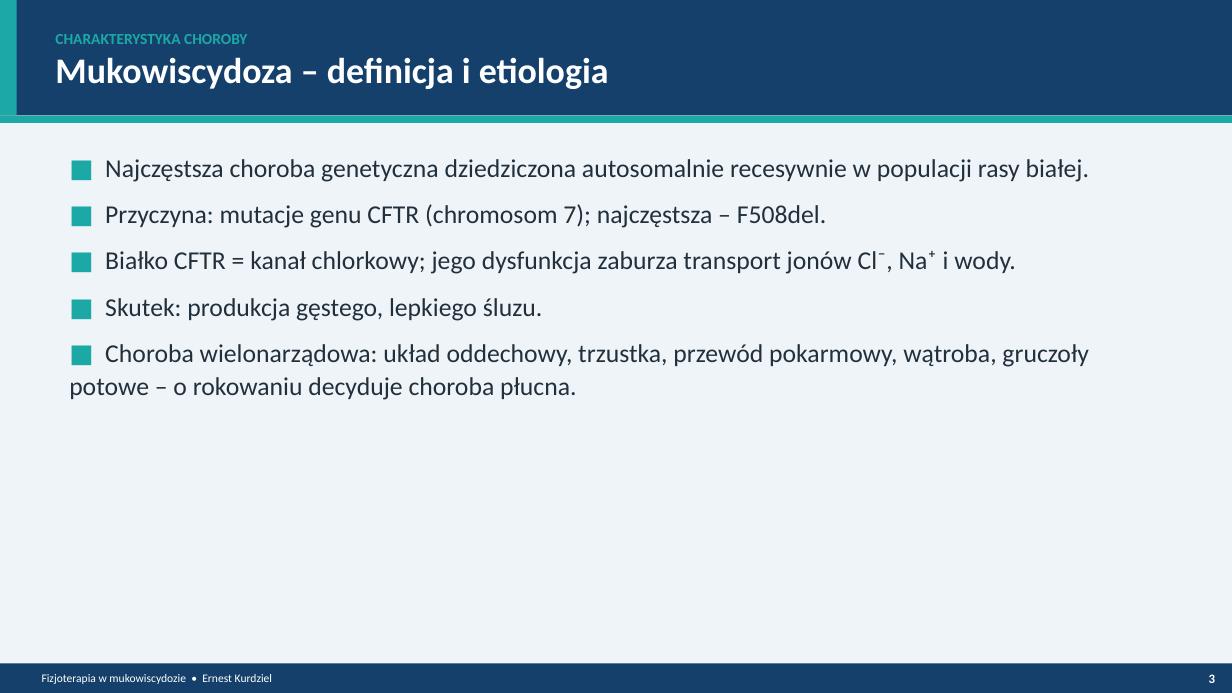
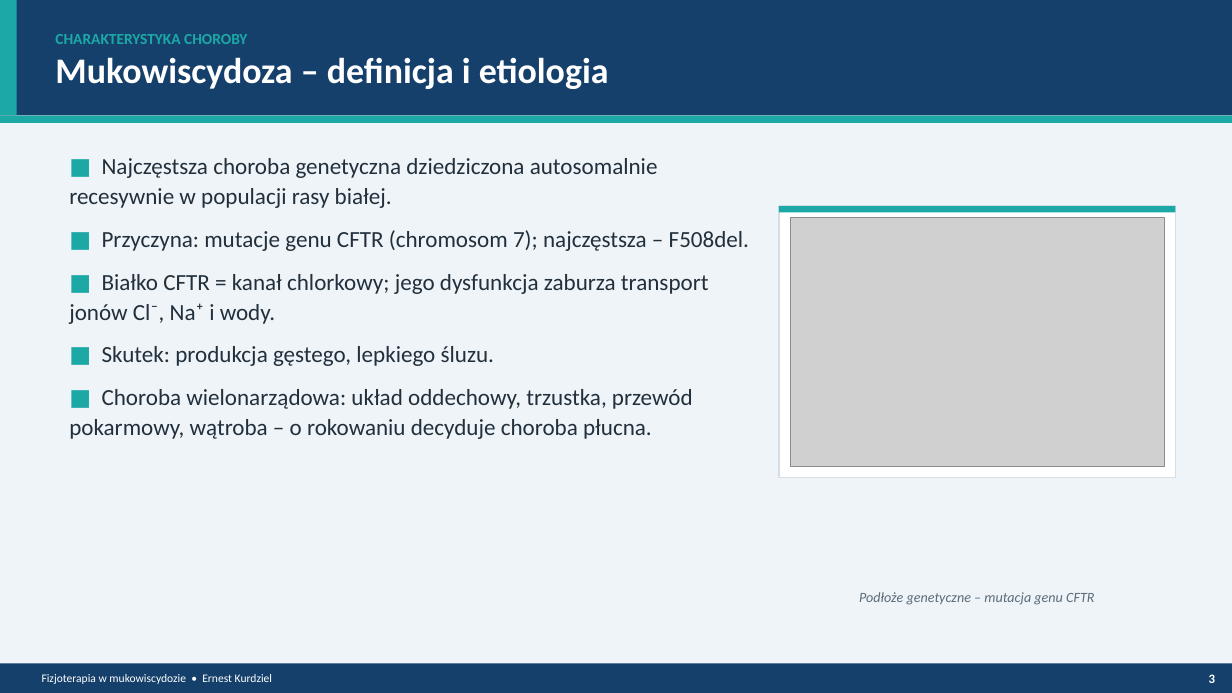
Before and after one commit to ernestkurdziel-max/eqwdfqae, a slide deck: slide 4 of Fizjoterapia_mukowiscydoza_prezentacja.pptx. Drawn at 1232x693 pixels with LibreOffice and Linux fonts; fonts in the diff are those of the drawing; grey boxes stand for pictures. Boxes give left, top, right and bottom in pixels: in the first picture for what was removed or moved away, otherwise in the second. Text is boxed around its words. In the diff, an @@ line names an element or a change of style, - is before the commit and + after.

```diff
--- a/Fizjoterapia_mukowiscydoza_prezentacja.pptx
+++ b/Fizjoterapia_mukowiscydoza_prezentacja.pptx
@@ text at (69, 158, 749, 366): size 20 to 18 pt in "■ Najczęstsza choroba genetyczna dziedziczona autosomalnie r ...", "■ Przyczyna: mutacje genu CFTR (chromosom 7); ...", "■ Białko CFTR = kanał chlorkowy; jego ...", "■ Skutek: produkcja gęstego, lepkiego śluzu." @@
@@ rectangle added at (779, 206, 1176, 478), fill #FFFFFF, outline #D5DEE6 1 pt @@
@@ rectangle added at (779, 206, 1176, 213), fill #1CA9A6 @@
@@ picture added at (790, 217, 1165, 467) @@
@@ text at (69, 389, 693, 439): text changed; size 20 to 18 pt @@
-■ Choroba wielonarządowa: układ oddechowy, trzustka, przewód pokarmowy, wątroba, gruczoły potowe – o rokowaniu decyduje choroba płucna.
+■ Choroba wielonarządowa: układ oddechowy, trzustka, przewód pokarmowy, wątroba – o rokowaniu decyduje choroba płucna.
@@ text added at (859, 592, 1094, 605), 11 pt, text #5B6B79, italic @@
+Podłoże genetyczne – mutacja genu CFTR
```
Also in this commit, not shown: 5 other slides changed, 7 other files.
